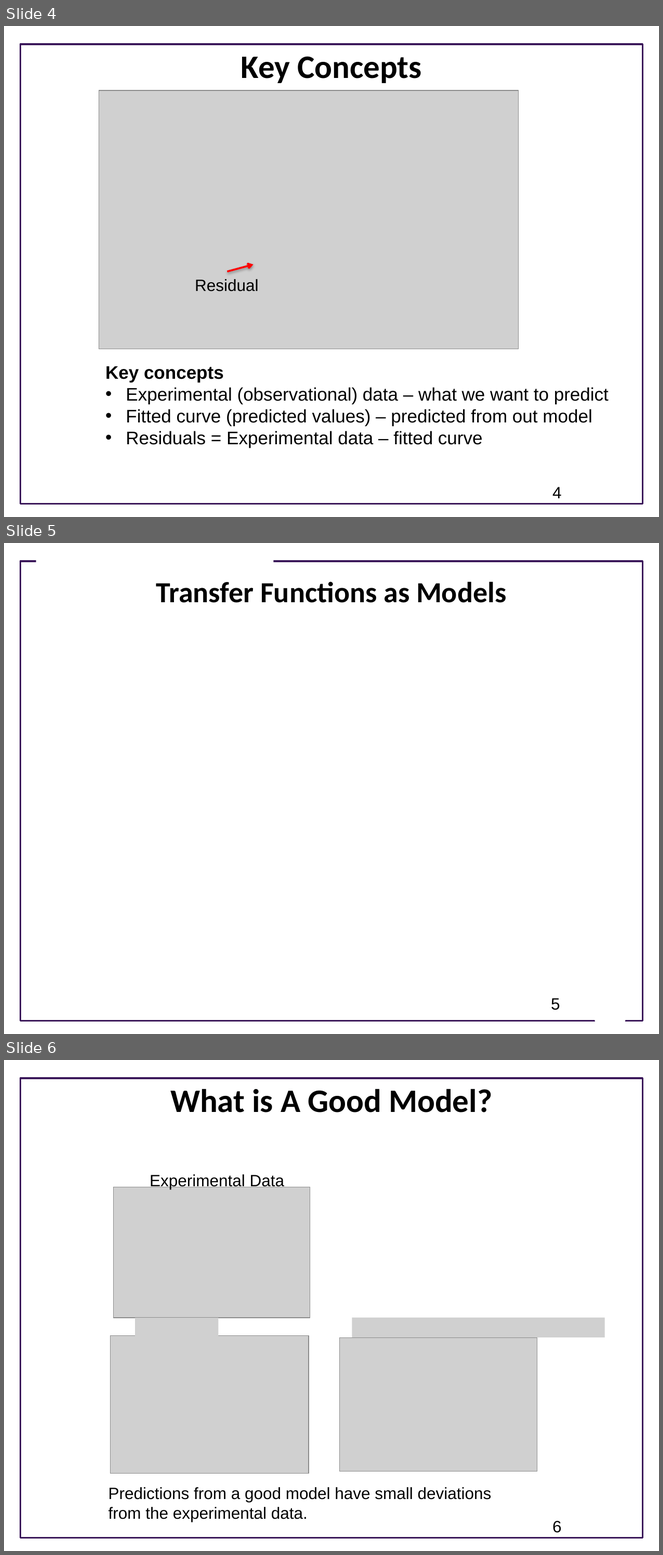
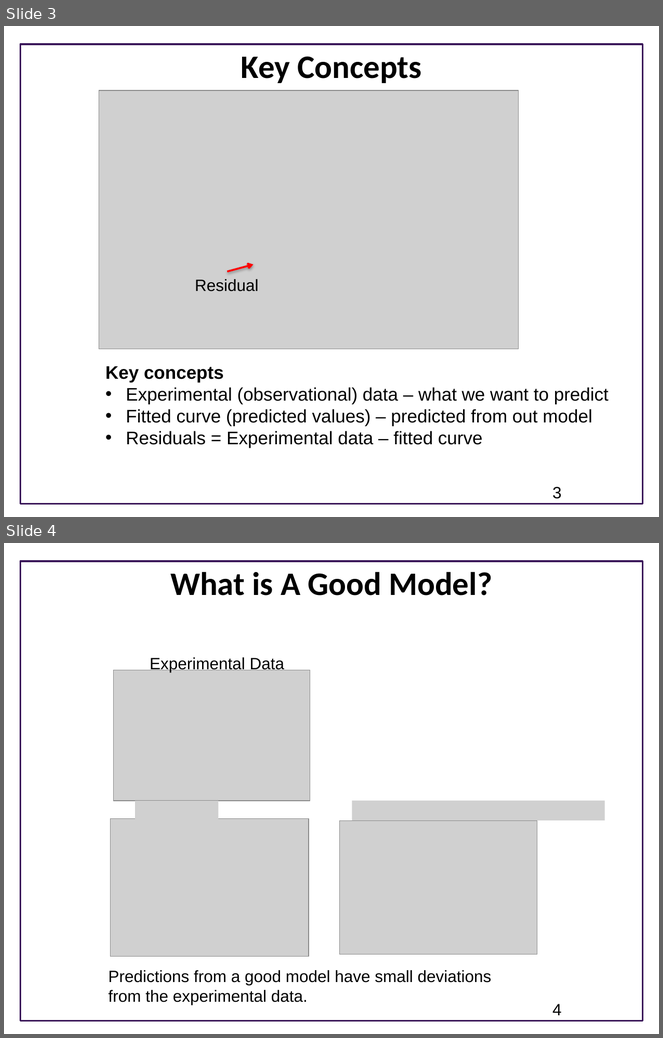
Before and after one commit to joseph-hellerstein/advanced-controls-lectures, a slide deck: lectures/lecture_11_12-system-identification/system_identification.pptx. Shown one above the other, each under a label of ours: slides 4, 5 and 6 before the commit, slides 3 and 4 after it. The pictures are 663x1555 and 663x1038 pixels, drawn with LibreOffice and Linux fonts; fonts in the diff are those of the drawing; grey boxes stand for pictures; background and template pictures are left out. Boxes give left, top, right and bottom in pixels: in the first picture for what was removed or moved away, otherwise in the second. Text is boxed around its words. In the diff, an @@ line names an element or a change of style, - is before the commit and + after.

```diff
--- a/lectures/lecture_11_12-system-identification/system_identification.pptx
+++ b/lectures/lecture_11_12-system-identification/system_identification.pptx
@@ slide 5 removed at (4,543,659,1034), background #FFFFFF; not listed: 1 template element that a slide beside it also shows @@
@@ rectangle removed at (36,554,273,570) @@
@@ title removed at (156,581,506,603) @@
-Transfer Functions as Models
@@ page number removed at (551,999,560,1010) @@
-5
@@ trapezoid removed at (589,997,631,1026) @@
@@ what was slide 4 is now slide 3 @@
@@ page number at (553,487,562,499): text changed @@
-4
+3
@@ what was slide 6 is now slide 4 @@
@@ page number at (553,1004,562,1016): text changed @@
-6
+4
```
Also in this commit, not shown: 1 slide changed, 3 other slides removed, 8 other files.
